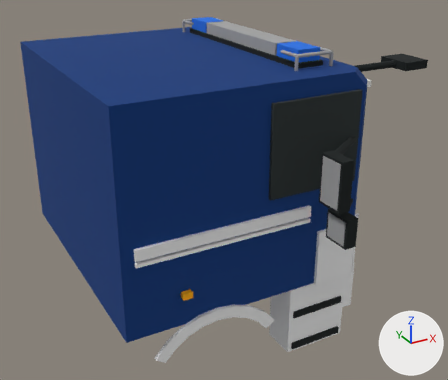
Before and after pictures for a commit that changed the glTF model src/render/assets/arocs-1835-ak-cab.glb.
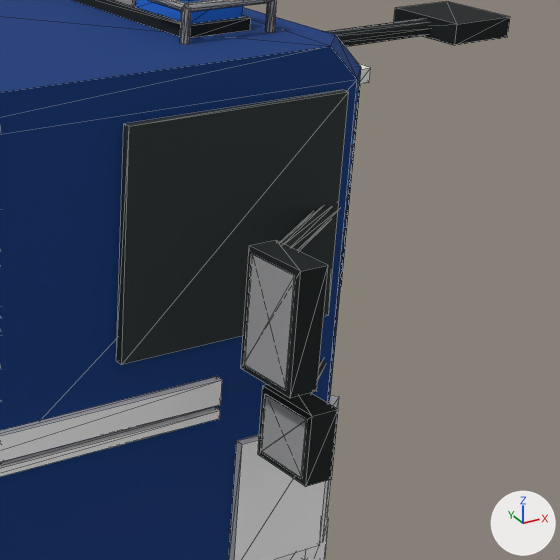
Each version appears first whole from a camera (50 mm lens) standing at (1.97, -4.89, 3.98) and looking at (4.6, -0.1, 1.58), and next in a close-up on the part from 49% to 100% of the width and 14% to 74% of the height. Arrows for +X, +Y and +Z are at lower right; the lights stay in place. The older version's two pictures come first. The close-ups show mesh edges as thin lines. Where no turn or scale is listed for an object, it has been applied to the vertices. Vertices at exactly the same position are counted once.

The first close-up shows 'cab', 'cab-glass' and 1 more.
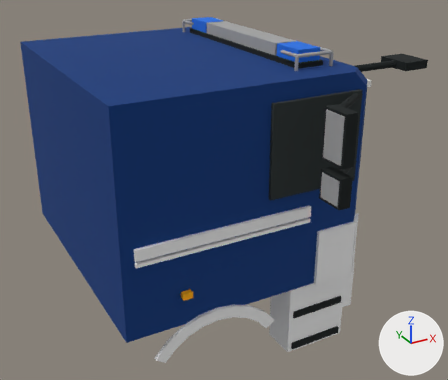
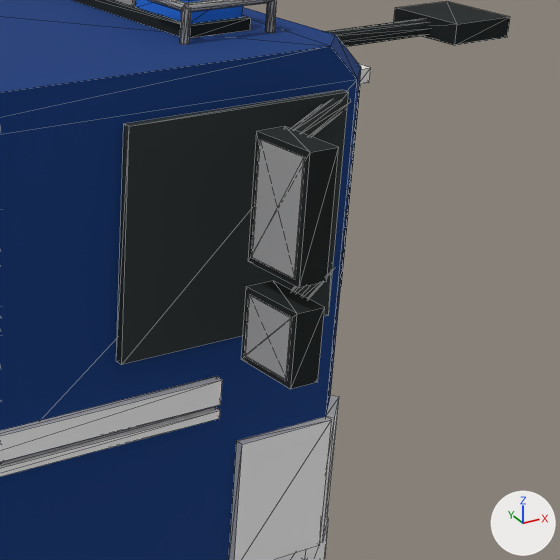
Where the change shows, as pixel boxes [x1, y1, x2, y2] in the close-ups (560 x 560 px; the box of a moved part takes in the faces that stretch with it):
part 1 of me_cab, moved or reshaped: before [244, 254, 296, 390]; after [251, 140, 305, 279]
part 2 of me_cab, moved or reshaped: before [241, 240, 328, 398]; after [248, 126, 339, 288]
part 3 of me_cab, moved or reshaped: before [261, 394, 307, 478]; after [245, 295, 292, 381]
part 4 of me_cab, moved or reshaped: before [258, 385, 338, 486]; after [241, 281, 324, 389]
part 5 of me_cab, moved or reshaped: before [281, 206, 340, 251]; after [290, 99, 350, 137]
part 6 of me_cab, moved or reshaped (mostly hidden): before [318, 360, 326, 380]; after [292, 266, 335, 299]

The edits, one by one:
me_cab has 550 vertices, 1028 faces and spans x -1.41..1.41, y -1.72..1.72, z -1.31..1.31.
me_cab is used by ob_cab; location (4.56, 0.0, 1.73).
me_cab part 1: the loose piece of 8 vertices spanning x 0.1, y -1.7..-1.5, z 0.29..0.65 is moved by (0.0, 0.0, 0.35).
me_cab part 2: the loose piece of 8 vertices spanning x 0.1..0.2, y -1.72..-1.48, z 0.27..0.67 is moved by (0.0, 0.0, 0.35).
me_cab part 3: the loose piece of 8 vertices spanning x 0.19..0.2, y -1.7..-1.5, z -0.03..0.17 is moved by (-0.09, 0.0, 0.35).
me_cab part 4: the loose piece of 8 vertices spanning x 0.2..0.3, y -1.72..-1.48, z -0.05..0.19 is moved by (-0.09, 0.0, 0.35).
me_cab part 5: the loose piece of 16 vertices spanning x 0.17..0.66, y -1.55..-1.2, z 0.6..0.66 is moved by (0.0, 0.0, 0.35).
me_cab part 6: the loose piece of 16 vertices spanning x 0.26..0.66, y -1.54..-1.2, z 0.04..0.1 is turned -6 degrees about the z axis through its middle and scaled by 1.15, then moved by (-0.05, 0.0, 0.35).
